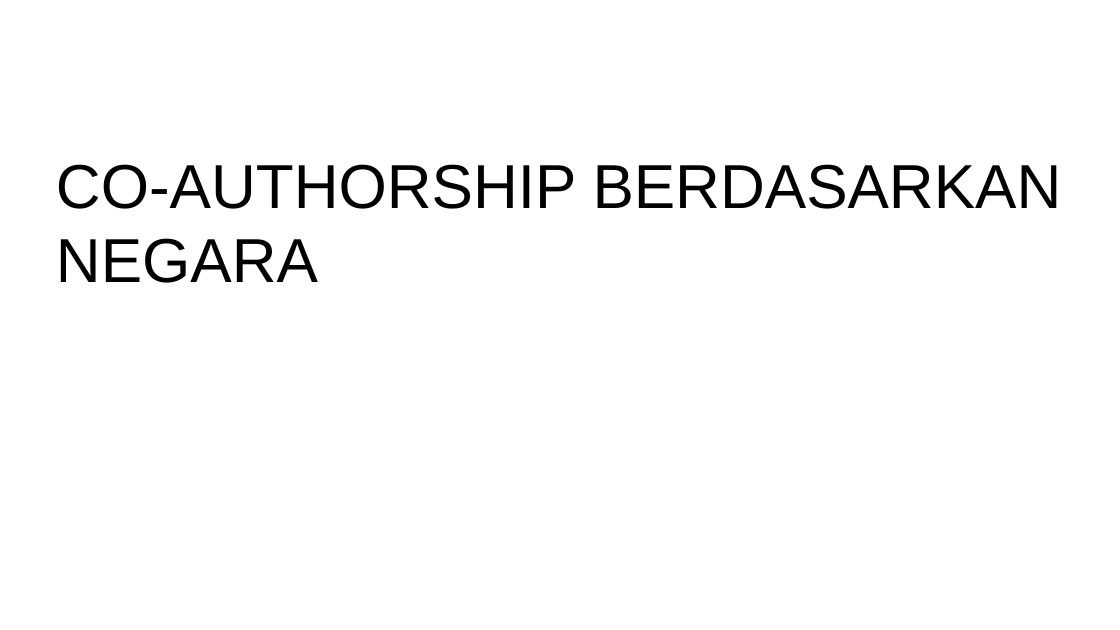
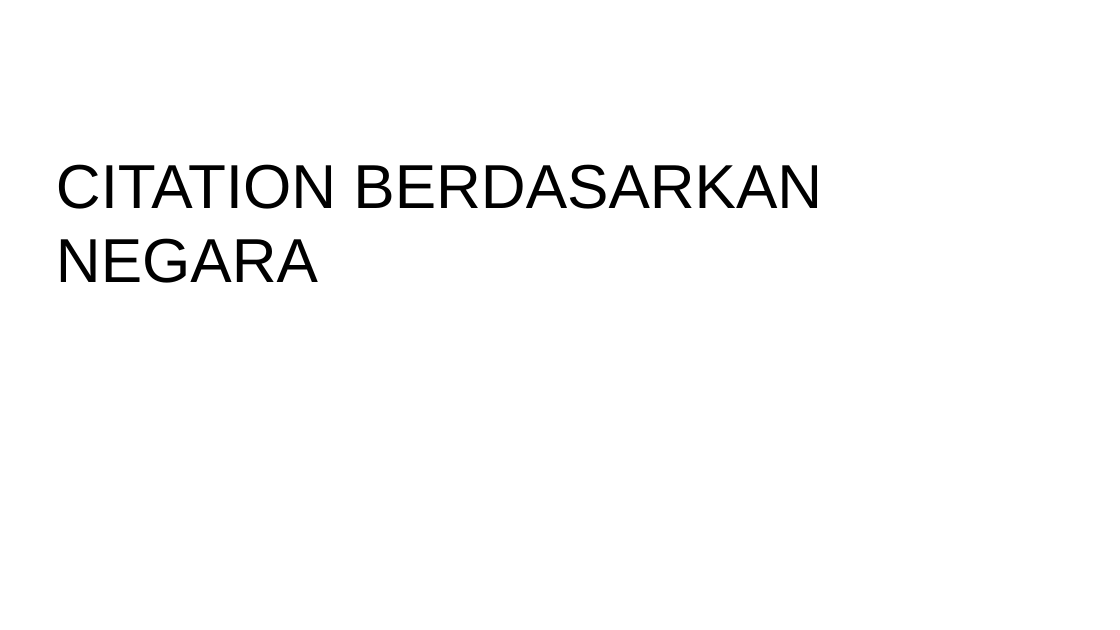
Before and after one commit to dasaptaerwin/pemeringkatanpt2020, a slide deck: slide 10 of REKAPITULASI/PPT-VOS-CITATION.pptx. Drawn at 1120x630 pixels with LibreOffice and Linux fonts; fonts in the diff are those of the drawing. Boxes give left, top, right and bottom in pixels: in the first picture for what was removed or moved away, otherwise in the second. Text is boxed around its words. In the diff, an @@ line names an element or a change of style, - is before the commit and + after.

Commit message:
adding citation viz

```diff
--- a/REKAPITULASI/PPT-VOS-CITATION.pptx
+++ b/REKAPITULASI/PPT-VOS-CITATION.pptx
@@ text at <box>56,164,822,283</box>: text changed @@
-CO-AUTHORSHIP BERDASARKAN NEGARA
+CITATION BERDASARKAN NEGARA
```
Also in this commit, not shown: 14 other slides changed, 27 other files.
